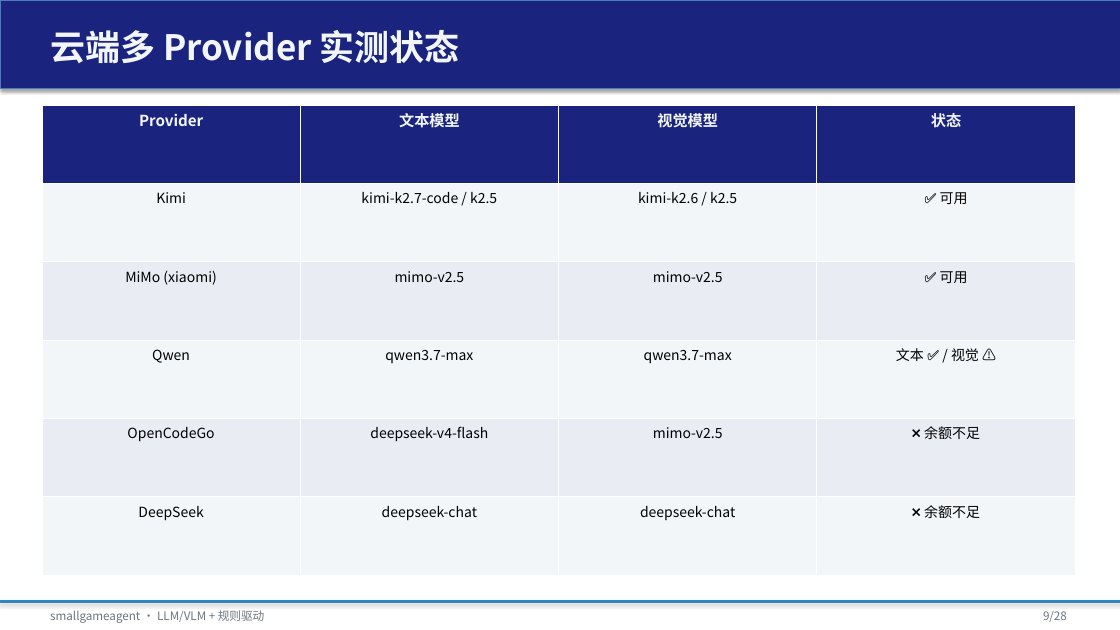
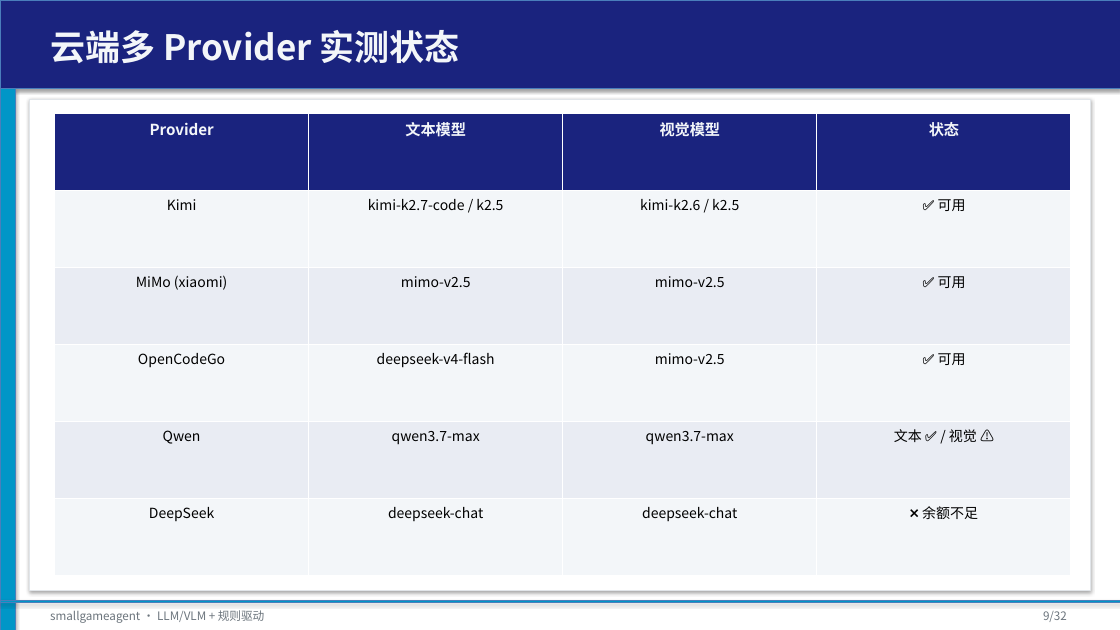
Before and after one commit to tzhazuma/smallgameagent, a slide deck: slide 9 of reports/smallgameagent_report.pptx. Drawn at 1120x630 pixels with LibreOffice and Linux fonts; fonts in the diff are those of the drawing. Boxes give left, top, right and bottom in pixels: in the first picture for what was removed or moved away, otherwise in the second. Text is boxed around its words. In the diff, an @@ line names an element or a change of style, - is before the commit and + after.

```diff
--- a/reports/smallgameagent_report.pptx
+++ b/reports/smallgameagent_report.pptx
@@ rectangle added at box(0, 88, 15, 630), fill #0096C7, outline #4B7EBC 0.75 pt @@
@@ rectangle added at box(29, 99, 1091, 591), fill #FFFFFF, outline #E1E5E9 1 pt @@
@@ table at box(55, 113, 1070, 576) @@
+row 4: OpenCodeGo | deepseek-v4-flash | mimo-v2.5 | ✅ 可用
-row 5: OpenCodeGo | deepseek-v4-flash | mimo-v2.5 | ❌ 余额不足
@@ table: place and size @@
-table at box(42, 105, 1077, 576)
+table at box(55, 113, 1070, 576)
@@ text at box(1043, 611, 1067, 622): text changed @@
-9/28
+9/32
```
Also in this commit, not shown: 26 other slides changed, 5 slides added, 1 slide removed, 8 other files.
